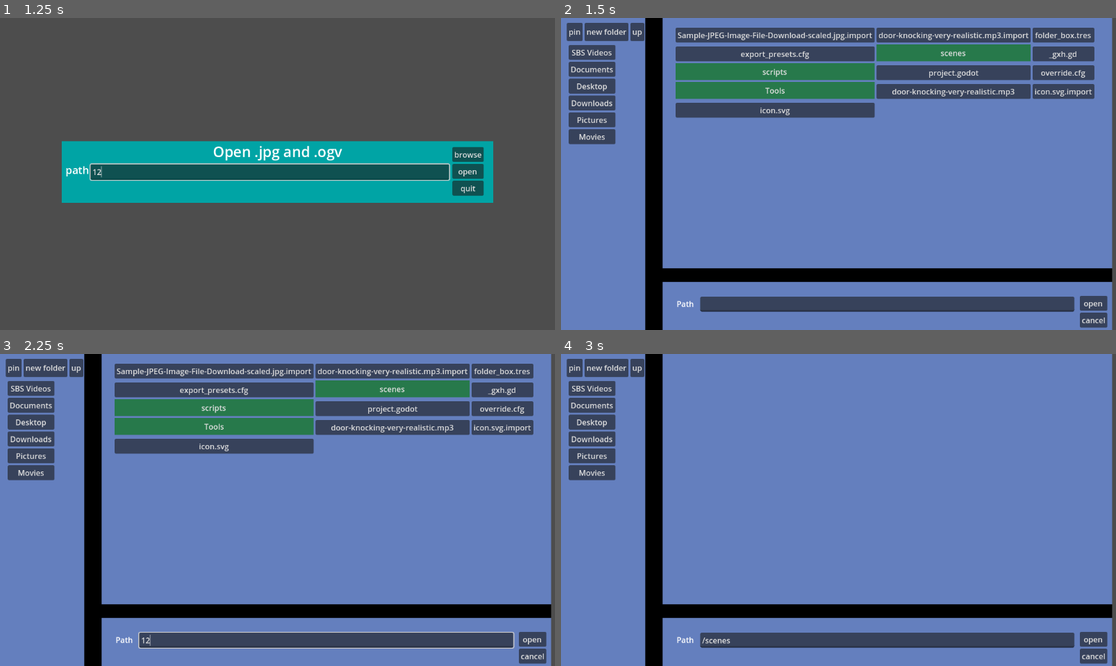
Above: before the commit, frames 1-4 (two rows, left to right).
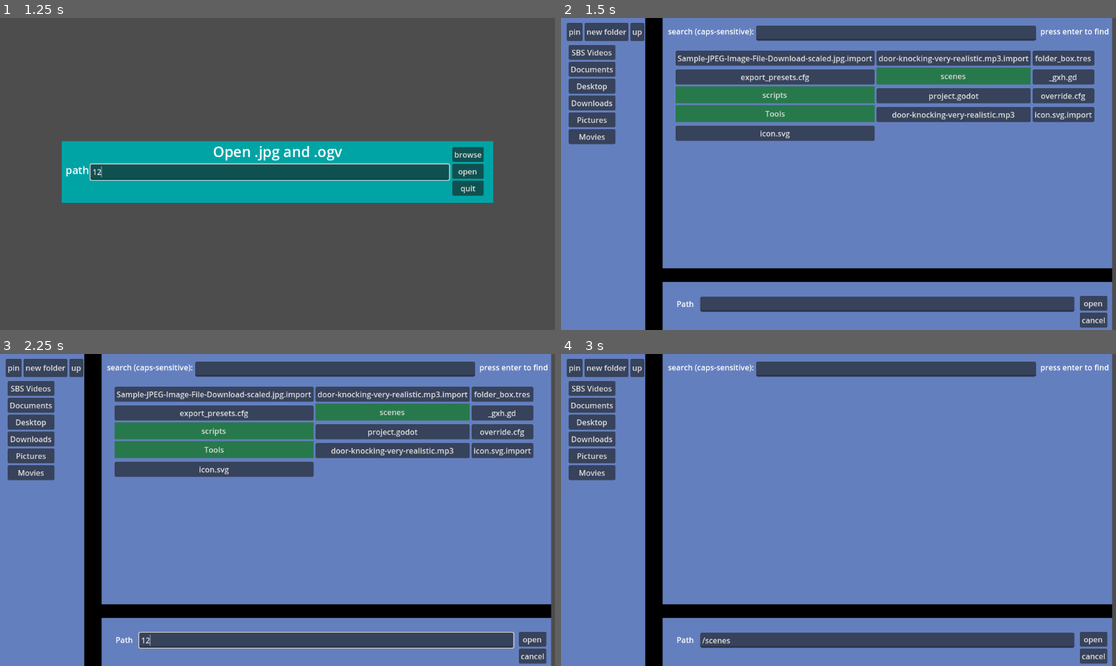
Above: after the commit, the same moments.

Repository: Muhammad-Hazimi-Yusri/COMP3200
Game: Godot game, scene res://scenes/main.tscn
Two runs of this game, one before a commit and one after it. Both use one fixed random seed, a clock stepped at 60 frames per second and the inputs below.
Inputs (mouse positions are in pixels of both pictures, inside the frame that each line leads up to):
- Up to frame 1 (1.25 s): click (271, 170) at 0.52 s; type "12" at 0.6 s
- Up to frame 2 (1.5 s): click "browse" at 1.25 s
- Up to frame 3 (2.25 s): click (327, 641) at 2.02 s; type "12" at 2.1 s
- Up to frame 4 (3 s): click "scenes" at 2.75 s

Frame 1 is identical in both runs. In frame 2, 19% of the frame differs, in the area x 19-99%, y 2-40%; in frame 3, 19%; in frame 4, 2.7%.
Error in both runs: Attempt to call function 'list_dir_begin' in base 'null instance' on a null instance. (res://scripts/file_explorer.gd:52)

Commit message:
SEARCH BAR WORKS, and next plan in logbook
basic search bar works, check all 3 logbook for update and next plan, basically need to process and analyse each week output for easier time in godot

Diff:
--- a/Software_Game/2D file browser and viewer/scenes/file_explorer.tscn
+++ b/Software_Game/2D file browser and viewer/scenes/file_explorer.tscn
@@ -58,8 +58,8 @@
 layout_mode = 1
 anchors_preset = -1
 anchor_left = 0.208333
-anchor_top = 0.0246914
-anchor_right = 0.986111
+anchor_top = 0.0987654
+anchor_right = 0.979167
 anchor_bottom = 0.765432
 grow_horizontal = 0
 metadata/_edit_use_anchors_ = true
@@ -238,6 +238,39 @@
 grow_vertical = 2
 text = "cancel"
 
+[node name="search_bar" type="LineEdit" parent="."]
+layout_mode = 1
+anchors_preset = -1
+anchor_left = 0.354167
+anchor_top = 0.0246914
+anchor_right = 0.861987
+anchor_bottom = 0.074
+offset_right = -0.00952148
+offset_bottom = -0.952
+metadata/_edit_use_anchors_ = true
+
+[node name="search" type="Label" parent="search_bar"]
+layout_mode = 1
+anchors_preset = -1
+anchor_left = -0.31453
+anchor_right = 0.0850545
+anchor_bottom = 0.870774
+offset_right = -15.9972
+offset_bottom = -0.994001
+text = "search (caps-sensitive):"
+metadata/_edit_use_anchors_ = true
+
+[node name="tip" type="Label" parent="search_bar"]
+layout_mode = 1
+anchors_preset = -1
+anchor_left = 1.01639
+anchor_right = 1.09839
+anchor_bottom = 0.742
+offset_right = -0.0160027
+offset_bottom = -0.00200081
+text = "press enter to find"
+metadata/_edit_use_anchors_ = true
+
 [connection signal="pressed" from="special/pin" to="." method="_on_pin_pressed"]
 [connection signal="pressed" from="special/new_folder" to="." method="_on_new_folder_pressed"]
 [connection signal="pressed" from="special/up" to="." method="_on_up_pressed"]
@@ -246,3 +279,4 @@
 [connection signal="pressed" from="actions/cancel" to="." method="_on_cancel_pressed"]
 [connection signal="pressed" from="add_folder/addf" to="." method="_on_addf_pressed"]
 [connection signal="pressed" from="add_folder/cancelf" to="." method="_on_cancelf_pressed"]
+[connection signal="text_submitted" from="search_bar" to="." method="_on_search_bar_text_submitted"]
--- a/Software_Game/2D file browser and viewer/scripts/file_explorer.gd
+++ b/Software_Game/2D file browser and viewer/scripts/file_explorer.gd
@@ -43,7 +43,7 @@
 	Npath.text = path + "/" + file_name
 	file = true
 
-func set_layout():
+func set_layout(search_text: String =""):
 	file = false
 	Npath.text = path
 	for i in cont.get_children(): i.queue_free()
@@ -53,58 +53,60 @@
 	var file_name = dir.get_next()
 
 	while file_name != "":
-		if dir.current_is_dir():
-			var nBut = Button.new()
-			nBut.text = file_name
-			cont.add_child(nBut)
-			nBut.pressed.connect(open_folder.bind(file_name))
-			nBut.add_theme_stylebox_override("normal", load("res://folder_box.tres"))
-		else:
-			var file_container = VBoxContainer.new()
-			cont.add_child(file_container)
+		if search_text == "" or file_name.contains(search_text): #caps sensitive
+			if dir.current_is_dir():
+				var nBut = Button.new()
+				nBut.text = file_name
+				cont.add_child(nBut)
+				nBut.pressed.connect(open_folder.bind(file_name))
+				nBut.add_theme_stylebox_override("normal", load("res://folder_box.tres"))
+			else:
+				var file_container = VBoxContainer.new()
+				cont.add_child(file_container)
 
-			var texture_rect = TextureRect.new()
-			file_container.add_child(texture_rect)
+				var texture_rect = TextureRect.new()
+				file_container.add_child(texture_rect)
 
-			if file_name.get_extension() in limited:
+				if file_name.get_extension() in limited:
 
-				if file_name.get_extension() == "jpg" or file_name.get_extension() == "png":
+					if file_name.get_extension() == "jpg" or file_name.get_extension() == "png":
 
-					# Image file handling
-					var image_texture = ImageTexture.create_from_image(Image.load_from_file(path + "/" + file_name))
-					image_texture.set_size_override(Vector2i(128, 128))
-					texture_rect.texture = image_texture
 
-				elif file_name.get_extension() == "ogv":
+						# Image file handling
+						var image_texture = ImageTexture.create_from_image(Image.load_from_file(path + "/" + file_name))
+						image_texture.set_size_override(Vector2i(128, 128))
+						texture_rect.texture = image_texture
 
-					# Video file handling
-					#print_debug("Video is here")
-					var hidden_screen = TextureRect.new()
-					cont.add_child(hidden_screen)
+					elif file_name.get_extension() == "ogv":
 
-					var video_player = VideoStreamPlayer.new()
-					hidden_screen.add_child(video_player)
-					hidden_screen.hide()
-					video_player.stream = load(path + "/" + file_name)
-					video_player.play()
+						# Video file handling
+						#print_debug("Video is here")
+						var hidden_screen = TextureRect.new()
+						cont.add_child(hidden_screen)
 
-					await get_tree().create_timer(0.1).timeout  # Wait for the first frame to be rendered
+						var video_player = VideoStreamPlayer.new()
+						hidden_screen.add_child(video_player)
+						hidden_screen.hide()
+						video_player.stream = load(path + "/" + file_name)
+						video_player.play()
 
-					var thumbnail = video_player.get_video_texture().get_image()
-					var thumbnail_texture = ImageTexture.create_from_image(thumbnail)
-					thumbnail_texture.set_size_override(Vector2i(128, 128))
-					texture_rect.texture = thumbnail_texture
+						await get_tree().create_timer(0.1).timeout  # Wait for the first frame to be rendered
 
-					video_player.queue_free()
+						var thumbnail = video_player.get_video_texture().get_image()
+						var thumbnail_texture = ImageTexture.create_from_image(thumbnail)
+						thumbnail_texture.set_size_override(Vector2i(128, 128))
+						texture_rect.texture = thumbnail_texture
 
-			var nBut = Button.new()
-			nBut.text = file_name
-			file_container.add_child(nBut)
-			nBut.pressed.connect(open_file.bind(file_name))
+						video_player.queue_free()
 
-			if limited.size() > 0:
-				if !file_name.get_extension() in limited:
-					file_container.queue_free()
+				var nBut = Button.new()
+				nBut.text = file_name
+				file_container.add_child(nBut)
+				nBut.pressed.connect(open_file.bind(file_name))
+
+				if limited.size() > 0:
+					if !file_name.get_extension() in limited:
+						file_container.queue_free()
 
 		file_name = dir.get_next()
 
@@ -152,3 +154,6 @@
 
 func _on_new_folder_pressed():
 	$add_folder.show()
+
+func _on_search_bar_text_submitted(new_text): # used submitted instead of changed due to perfomances issue from reloading thumbnails (typing too slow)
+	set_layout(new_text)
Not shown, changed: Software_Algorithm/Logbook.docx
Not shown, changed: Software_Game/Logbook.docx
Not shown, added: Software_Game/~$ogbook.docx
Not shown, changed: Software_Processing/Logbook.docx
